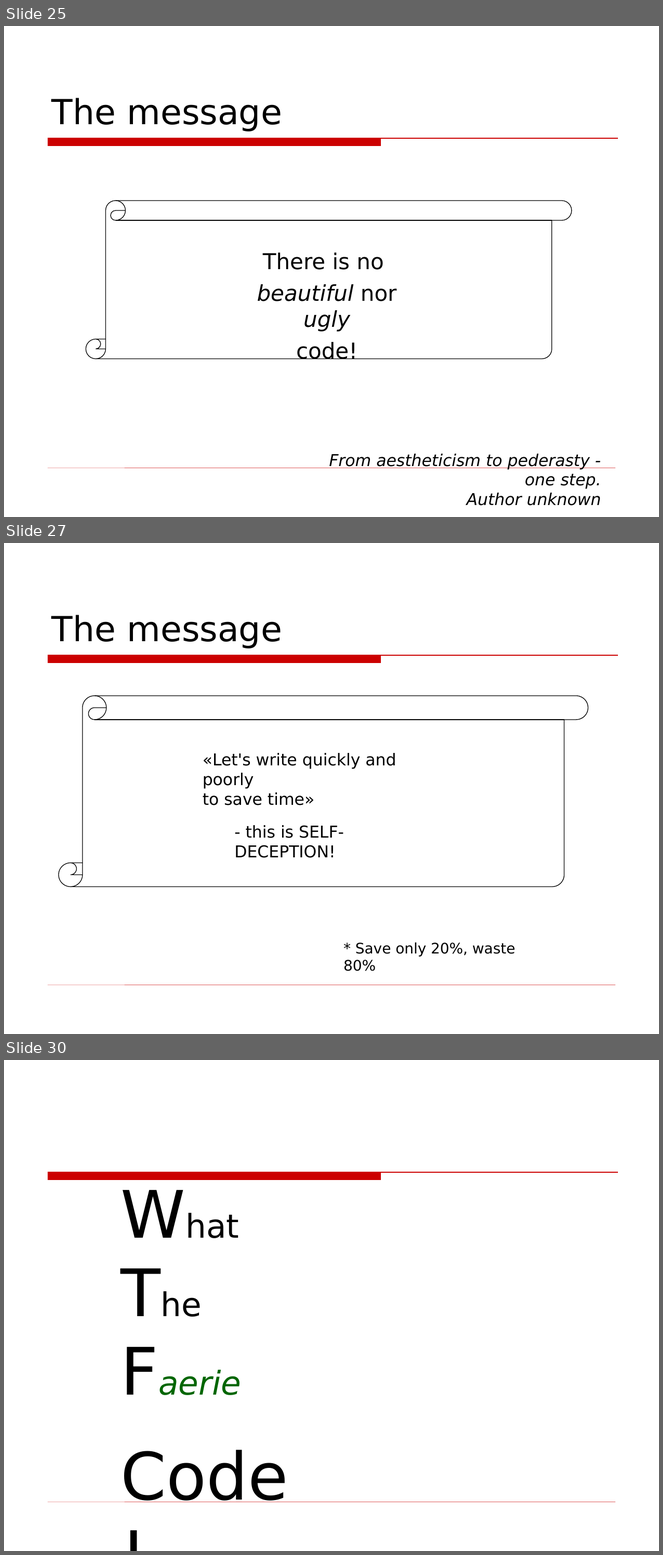
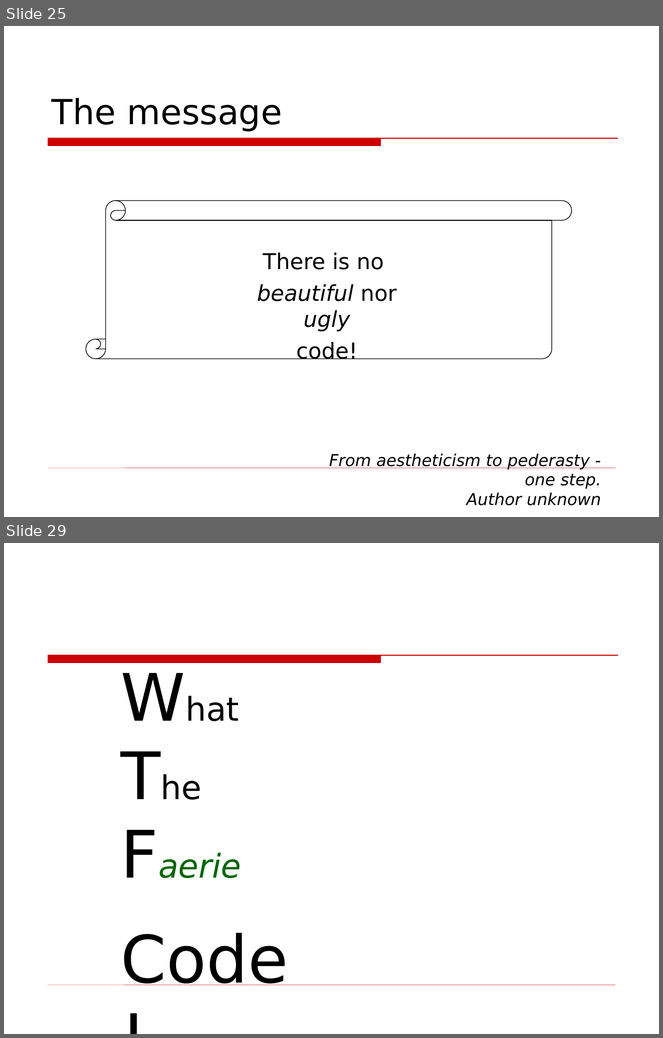
Before and after one commit to asolntsev/presentations, a slide deck: wtf-code/WTF_code.topconf.en.ppt. Shown one above the other, each under a label of ours: slides 25, 27 and 30 before the commit, slides 25 and 29 after it; the slides between them are not shown. The pictures are 663x1555 and 663x1038 pixels, drawn with LibreOffice and Linux fonts; fonts in the diff are those of the drawing; background and template pictures are left out. Boxes give left, top, right and bottom in pixels: in the first picture for what was removed or moved away, otherwise in the second. Text is boxed around its words. In the diff, an @@ line names an element or a change of style, - is before the commit and + after.

```diff
--- a/wtf-code/WTF_code.topconf.en.ppt
+++ b/wtf-code/WTF_code.topconf.en.ppt
@@ slide 27 removed at bbox=[4, 543, 659, 1034], background picture (left out); not listed: 2 template elements that a slide beside it also shows @@
@@ title removed at bbox=[52, 615, 282, 649] @@
-The message
@@ vertical scroll removed at bbox=[59, 696, 588, 887] @@
@@ text removed at bbox=[203, 753, 396, 806] @@
-«Let's write quickly and poorly
-to save time»
@@ text removed at bbox=[234, 825, 344, 858] @@
-- this is SELF-DECEPTION!
@@ text removed at bbox=[344, 942, 516, 971] @@
-* Save only 20%, waste 80%
@@ what was slide 30 is now slide 29 @@
```
Also in this commit, not shown: 19 slides changed, 1 slide added, 1 other slide removed.
